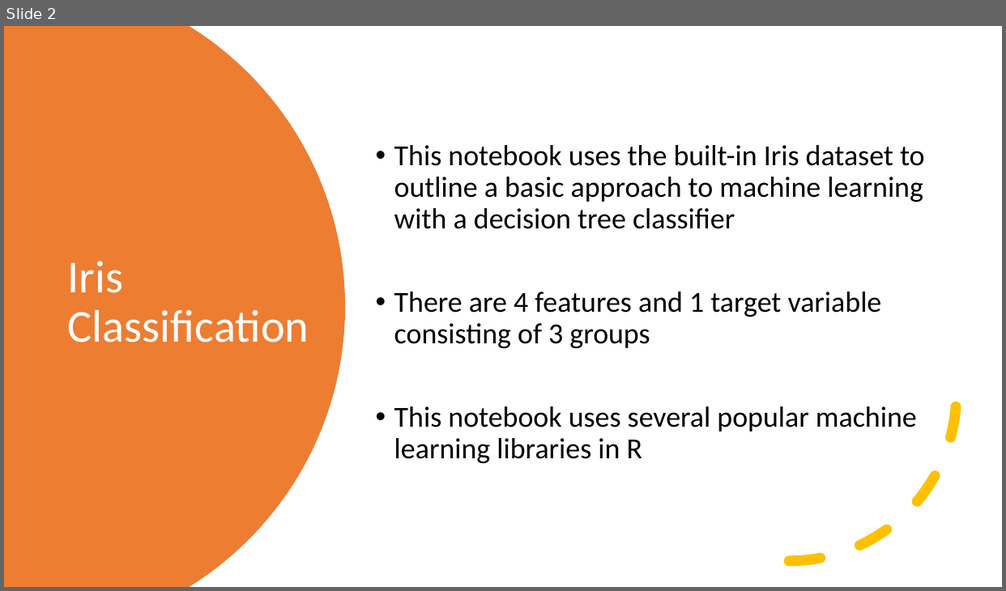
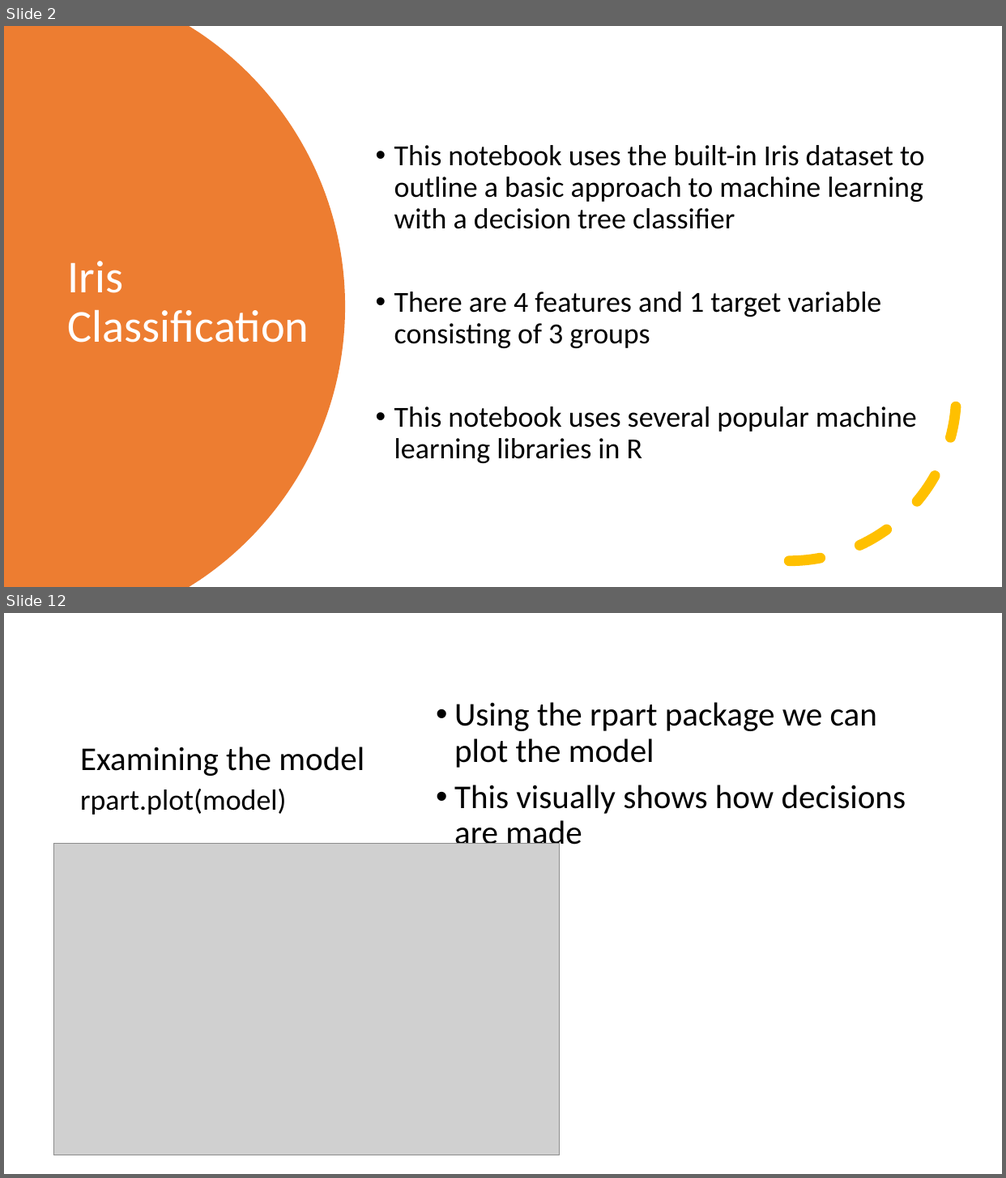
Before and after one commit to dlumian/R_Intro_Fall_2022, a slide deck: supplemental_topics/R_Iris_Examples.pptx. Shown one above the other, each under a label of ours: slide 2 before the commit, slides 2 and 12 after it; the slides between them are not shown. The pictures are 1006x591 and 1006x1178 pixels, drawn with LibreOffice and Linux fonts; fonts in the diff are those of the drawing; grey boxes stand for pictures. Boxes give left, top, right and bottom in pixels: in the first picture for what was removed or moved away, otherwise in the second. Text is boxed around its words. In the diff, an @@ line names an element or a change of style, - is before the commit and + after.

Commit message:
Updated notebook for Iris Decision Tree Model in R

```diff
--- a/supplemental_topics/R_Iris_Examples.pptx
+++ b/supplemental_topics/R_Iris_Examples.pptx
@@ slide 12 added at [4,613,1002,1174], background #FFFFFF @@
@@ text added at [454,702,906,853], 32 pt, text #000000 @@
+• Using the rpart package we can plot the model
+• This visually shows how decisions are made
@@ title added at [80,747,364,776], 32 pt, text #000000 @@
+Examining the model
@@ text added at [80,789,286,815], 28 pt, text #000000 @@
+rpart.plot(model)
@@ picture added at [53,844,559,1156] @@
```
Also in this commit, not shown: 2 slides changed, 11 other slides added, 6 other files.
